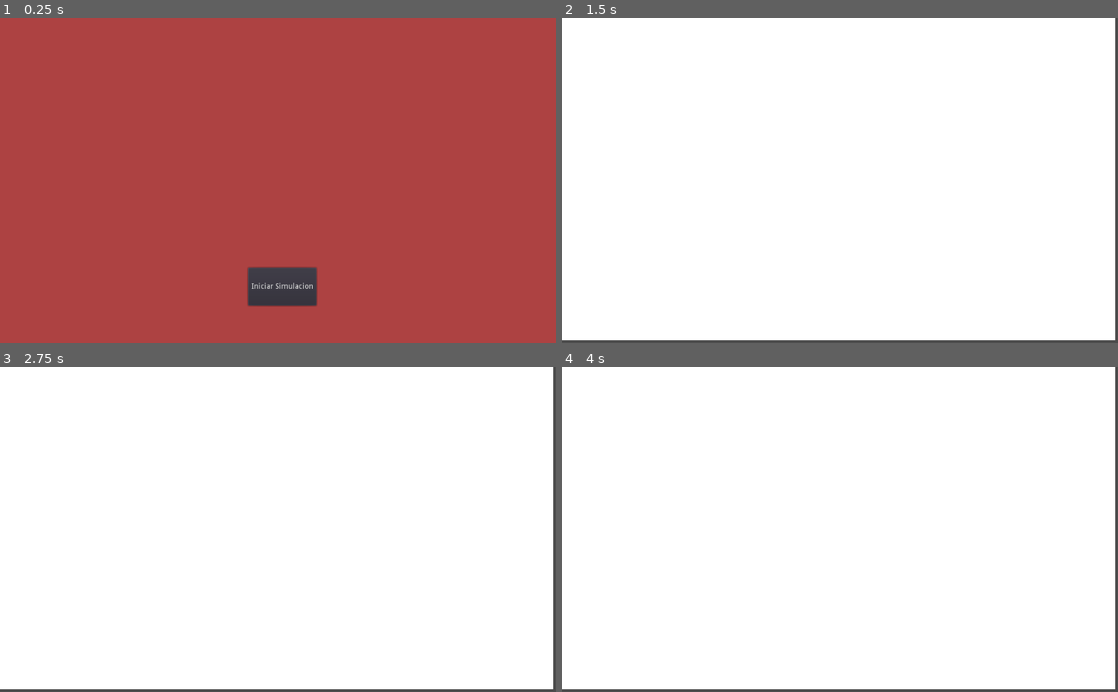
Above: before the commit, frames 1-4 (two rows, left to right).
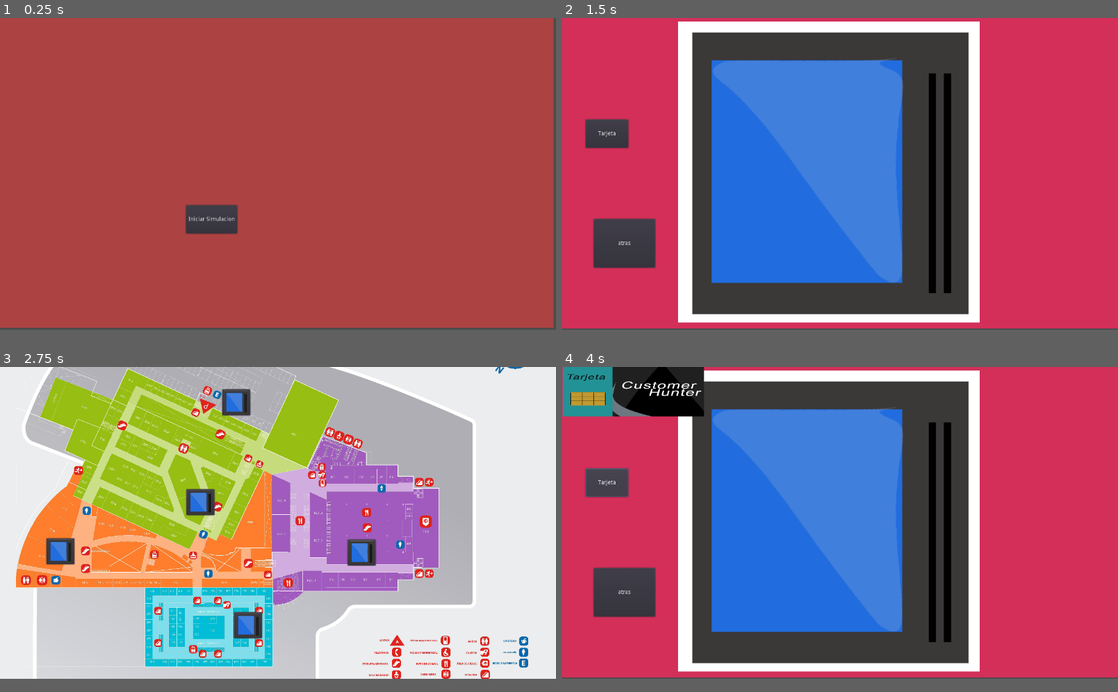
Above: after the commit, the same moments.

Repository: andrsGutirrz/IoT_CustomerHunter
Game: Godot game, scene res://Home.tscn
Same seed, same stepped clock (60 frames per second), same inputs: the game is played once before the commit and once after it.
Inputs (mouse positions are in pixels of both pictures, inside the frame that each line leads up to):
- Up to frame 1 (0.25 s): no input
- Up to frame 2 (1.5 s): click "Iniciar Simulacion" at 0.5 s; click (762, 157) at 1.27 s
- Up to frame 3 (2.75 s): click (61, 601) at 2 s, where only the run after the commit has a clickable "atras"
- Up to frame 4 (4 s): click (623, 558) at 2.77 s; click (606, 487) at 3.5 s, where only the run after the commit has a clickable "Tarjeta"
In our replay, the window is 800x468 before the commit and 800x449 after it. These sizes can differ from the game's own. Grey fills any space a smaller window leaves; there, only what the larger window draws over its background counts as a difference.

The runs differ from the first frame. In frame 1, 3.5% of the frame differs, in the area x 0-100%, y 0-96%; in frame 2, 90%; in frame 3, 69%; in frame 4, 90%, in the area x 0-100%, y 0-100%.

Commit message:
esquema basico

Diff:
--- a/Home.tscn
+++ b/Home.tscn
@@ -2,7 +2,7 @@
 
 [ext_resource path="res://Home.gd" type="Script" id=1]
 
-[node name="CanvasLayer" type="CanvasLayer" index="0"]
+[node name="CanvasLayer" type="CanvasLayer"]
 
 layer = 1
 offset = Vector2( 0, 0 )
@@ -17,8 +17,8 @@
 anchor_top = 0.0
 anchor_right = 0.0
 anchor_bottom = 0.0
-margin_right = 1028.0
-margin_bottom = 613.0
+margin_right = 1360.0
+margin_bottom = 763.0
 rect_pivot_offset = Vector2( 0, 0 )
 rect_clip_content = false
 mouse_filter = 0
@@ -27,7 +27,7 @@
 size_flags_vertical = 1
 color = Color( 0.679688, 0.260193, 0.260193, 1 )
 
-[node name="Button" type="Button" parent="ColorRect" index="0"]
+[node name="Button" type="Button" parent="." index="1"]
 
 anchor_left = 0.0
 anchor_top = 0.0
@@ -52,4 +52,4 @@
 flat = false
 align = 1
 
-[connection signal="pressed" from="ColorRect/Button" to="." method="_on_Button_pressed"]
+[connection signal="pressed" from="Button" to="." method="_on_Button_pressed"]
--- /dev/null
+++ b/Hunter.gd
@@ -0,0 +1,21 @@
+extends ColorRect
+
+# class member variables go here, for example:
+# var a = 2
+# var b = "textvar"
+
+func _ready():
+	$tarjeta.hide()
+
+#func _process(delta):
+#	# Called every frame. Delta is time since last frame.
+#	# Update game logic here.
+#	pass
+
+
+func _on_Button_pressed():
+	get_tree().change_scene("res://Plano.tscn")
+
+
+func _on_btnTarjeta_pressed():
+	$tarjeta.show()
--- /dev/null
+++ b/Hunter.tscn
@@ -0,0 +1,84 @@
+[gd_scene load_steps=4 format=2]
+
+[ext_resource path="res://Hunter.gd" type="Script" id=1]
+[ext_resource path="res://Images/lector.png" type="Texture" id=2]
+[ext_resource path="res://Tarjeta.tscn" type="PackedScene" id=3]
+
+[node name="ColorRect" type="ColorRect" index="0"]
+
+anchor_left = 0.0
+anchor_top = 0.0
+anchor_right = 0.0
+anchor_bottom = 0.0
+margin_right = 1370.0
+margin_bottom = 765.0
+rect_pivot_offset = Vector2( 0, 0 )
+rect_clip_content = false
+mouse_filter = 0
+mouse_default_cursor_shape = 0
+size_flags_horizontal = 1
+size_flags_vertical = 1
+color = Color( 0.828125, 0.184387, 0.350351, 1 )
+script = ExtResource( 1 )
+
+[node name="Sprite" type="Sprite" parent="." index="0"]
+
+position = Vector2( 655.085, 379.702 )
+scale = Vector2( 1.48211, 1.48211 )
+texture = ExtResource( 2 )
+
+[node name="Button" type="Button" parent="." index="1"]
+
+anchor_left = 0.0
+anchor_top = 0.0
+anchor_right = 0.0
+anchor_bottom = 0.0
+margin_left = 78.0
+margin_top = 495.0
+margin_right = 229.0
+margin_bottom = 615.0
+rect_pivot_offset = Vector2( 0, 0 )
+rect_clip_content = false
+focus_mode = 2
+mouse_filter = 0
+mouse_default_cursor_shape = 0
+size_flags_horizontal = 1
+size_flags_vertical = 1
+toggle_mode = false
+enabled_focus_mode = 2
+shortcut = null
+group = null
+text = "atras"
+flat = false
+align = 1
+
+[node name="tarjeta" parent="." index="2" instance=ExtResource( 3 )]
+
+[node name="btnTarjeta" type="Button" parent="." index="3"]
+
+anchor_left = 0.0
+anchor_top = 0.0
+anchor_right = 0.0
+anchor_bottom = 0.0
+margin_left = 58.0
+margin_top = 250.0
+margin_right = 163.0
+margin_bottom = 320.0
+rect_pivot_offset = Vector2( 0, 0 )
+rect_clip_content = false
+focus_mode = 2
+mouse_filter = 0
+mouse_default_cursor_shape = 0
+size_flags_horizontal = 1
+size_flags_vertical = 1
+toggle_mode = false
+enabled_focus_mode = 2
+shortcut = null
+group = null
+text = "Tarjeta"
+flat = false
+align = 1
+
+[connection signal="pressed" from="Button" to="." method="_on_Button_pressed"]
+
+[connection signal="pressed" from="btnTarjeta" to="." method="_on_btnTarjeta_pressed"]
--- /dev/null
+++ b/Node2D.gd
@@ -0,0 +1,20 @@
+extends Node2D
+
+# class member variables go here, for example:
+# var a = 2
+# var b = "textvar"
+
+func _ready():
+	# Called every time the node is added to the scene.
+	# Initialization here
+	pass
+
+#func _process(delta):
+#	# Called every frame. Delta is time since last frame.
+#	# Update game logic here.
+#	pass
+
+
+func _on_Area2D_input_event(viewport, event, shape_idx):
+	if event.is_action_pressed("left_click"):
+		print("click")
--- /dev/null
+++ b/Plano.gd
@@ -0,0 +1,18 @@
+extends CanvasLayer
+
+# class member variables go here, for example:
+# var a = 2
+# var b = "textvar"
+
+func _ready():
+	# Called every time the node is added to the scene.
+	# Initialization here
+	pass
+
+#func _process(delta):
+#	# Called every frame. Delta is time since last frame.
+#	# Update game logic here.
+#	pass
+
+func _on_Button_pressed():
+	get_tree().change_scene("res://Hunter.tscn")
--- a/Plano.tscn
+++ b/Plano.tscn
@@ -1,4 +1,8 @@
-[gd_scene format=2]
+[gd_scene load_steps=4 format=2]
+
+[ext_resource path="res://Plano.gd" type="Script" id=1]
+[ext_resource path="res://Images/mall.jpg" type="Texture" id=2]
+[ext_resource path="res://Images/hunter.png" type="Texture" id=3]
 
 [node name="CanvasLayer" type="CanvasLayer"]
 
@@ -7,6 +11,7 @@
 rotation = 0.0
 scale = Vector2( 1, 1 )
 transform = Transform2D( 1, 0, 0, 1, 0, 0 )
+script = ExtResource( 1 )
 
 [node name="ColorRect" type="ColorRect" parent="." index="0"]
 
@@ -14,12 +19,156 @@
 anchor_top = 0.0
 anchor_right = 0.0
 anchor_bottom = 0.0
-margin_right = 1019.0
-margin_bottom = 595.0
+margin_left = -1.0
+margin_top = -1.0
+margin_right = 1377.0
+margin_bottom = 775.0
 rect_pivot_offset = Vector2( 0, 0 )
 rect_clip_content = false
 mouse_filter = 0
 mouse_default_cursor_shape = 0
 size_flags_horizontal = 1
 size_flags_vertical = 1
-color = Color( 1, 1, 1, 1 )
+color = Color( 0.929412, 0.933333, 0.941176, 1 )
+
+[node name="Sprite" type="Sprite" parent="." index="1"]
+
+position = Vector2( 680.006, 353.982 )
+scale = Vector2( 0.318869, 0.317386 )
+texture = ExtResource( 2 )
+_sections_unfolded = [ "Offset", "Region", "Transform" ]
+
+[node name="a" type="Button" parent="." index="2"]
+
+anchor_left = 0.0
+anchor_top = 0.0
+anchor_right = 0.0
+anchor_bottom = 0.0
+margin_left = 458.0
+margin_top = 301.0
+margin_right = 527.0
+margin_bottom = 365.0
+rect_pivot_offset = Vector2( 0, 0 )
+rect_clip_content = false
+focus_mode = 2
+mouse_filter = 0
+mouse_default_cursor_shape = 0
+size_flags_horizontal = 1
+size_flags_vertical = 1
+toggle_mode = false
+enabled_focus_mode = 2
+shortcut = null
+group = null
+icon = ExtResource( 3 )
+flat = false
+align = 1
+
+[node name="b" type="Button" parent="." index="3"]
+
+anchor_left = 0.0
+anchor_top = 0.0
+anchor_right = 0.0
+anchor_bottom = 0.0
+margin_left = 114.0
+margin_top = 422.0
+margin_right = 183.0
+margin_bottom = 486.0
+rect_pivot_offset = Vector2( 0, 0 )
+rect_clip_content = false
+focus_mode = 2
+mouse_filter = 0
+mouse_default_cursor_shape = 0
+size_flags_horizontal = 1
+size_flags_vertical = 1
+toggle_mode = false
+enabled_focus_mode = 2
+shortcut = null
+group = null
+icon = ExtResource( 3 )
+flat = false
+align = 1
+
+[node name="c" type="Button" parent="." index="4"]
+
+anchor_left = 0.0
+anchor_top = 0.0
+anchor_right = 0.0
+anchor_bottom = 0.0
+margin_left = 575.0
+margin_top = 604.0
+margin_right = 644.0
+margin_bottom = 668.0
+rect_pivot_offset = Vector2( 0, 0 )
+rect_clip_content = false
+focus_mode = 2
+mouse_filter = 0
+mouse_default_cursor_shape = 0
+size_flags_horizontal = 1
+size_flags_vertical = 1
+toggle_mode = false
+enabled_focus_mode = 2
+shortcut = null
+group = null
+icon = ExtResource( 3 )
+flat = false
+align = 1
+
+[node name="d" type="Button" parent="." index="5"]
+
+anchor_left = 0.0
+anchor_top = 0.0
+anchor_right = 0.0
+anchor_bottom = 0.0
+margin_left = 854.0
+margin_top = 425.0
+margin_right = 923.0
+margin_bottom = 489.0
+rect_pivot_offset = Vector2( 0, 0 )
+rect_clip_content = false
+focus_mode = 2
+mouse_filter = 0
+mouse_default_cursor_shape = 0
+size_flags_horizontal = 1
+size_flags_vertical = 1
+toggle_mode = false
+enabled_focus_mode = 2
+shortcut = null
+group = null
+icon = ExtResource( 3 )
+flat = false
+align = 1
+
+[node name="e" type="Button" parent="." index="6"]
+
+anchor_left = 0.0
+anchor_top = 0.0
+anchor_right = 0.0
+anchor_bottom = 0.0
+margin_left = 546.0
+margin_top = 55.0
+margin_right = 615.0
+margin_bottom = 119.0
+rect_pivot_offset = Vector2( 0, 0 )
+rect_clip_content = false
+focus_mode = 2
+mouse_filter = 0
+mouse_default_cursor_shape = 0
+size_flags_horizontal = 1
+size_flags_vertical = 1
+toggle_mode = false
+enabled_focus_mode = 2
+shortcut = null
+group = null
+icon = ExtResource( 3 )
+flat = false
+align = 1
+
+[connection signal="pressed" from="a" to="." method="_on_Button_pressed"]
+
+[connection signal="pressed" from="b" to="." method="_on_Button_pressed"]
+
+[connection signal="pressed" from="c" to="." method="_on_Button_pressed"]
+
+[connection signal="pressed" from="d" to="." method="_on_Button_pressed"]
+
+[connection signal="pressed" from="e" to="." method="_on_Button_pressed"]
--- /dev/null
+++ b/Tarjeta.gd
@@ -0,0 +1,17 @@
+extends Node2D
+
+var is_inside = false
+
+func _ready():
+	set_process(true)
+
+func _process(delta):
+	if is_inside:
+		self.set_global_position(get_viewport().get_mouse_position())
+
+
+func _on_Area2D_input_event(viewport, event, shape_idx):
+	if event.is_action_pressed("left_click"):
+		is_inside = true
+	if event.is_action_released("left_click"):
+		is_inside = false
--- /dev/null
+++ b/Tarjeta.tscn
@@ -0,0 +1,41 @@
+[gd_scene load_steps=4 format=2]
+
+[ext_resource path="res://Tarjeta.gd" type="Script" id=1]
+[ext_resource path="res://Images/tarjeta.png" type="Texture" id=2]
+
+[sub_resource type="RectangleShape2D" id=1]
+
+custom_solver_bias = 0.0
+extents = Vector2( 10, 10 )
+
+[node name="Node2D" type="Node2D"]
+
+position = Vector2( 156.076, 61.8252 )
+scale = Vector2( 4.71825, 1.80868 )
+script = ExtResource( 1 )
+_sections_unfolded = [ "Transform" ]
+
+[node name="Sprite" type="Sprite" parent="." index="0"]
+
+position = Vector2( 4.11657, -0.233933 )
+scale = Vector2( 0.105343, 0.168496 )
+texture = ExtResource( 2 )
+_sections_unfolded = [ "Transform" ]
+
+[node name="Area2D" type="Area2D" parent="." index="1"]
+
+input_pickable = true
+gravity_vec = Vector2( 0, 1 )
+gravity = 98.0
+linear_damp = 0.1
+angular_damp = 1.0
+audio_bus_override = false
+audio_bus_name = "Master"
+
+[node name="CollisionShape2D" type="CollisionShape2D" parent="Area2D" index="0"]
+
+position = Vector2( 3.35554, 0.498655 )
+scale = Vector2( 3.84518, 3.88836 )
+shape = SubResource( 1 )
+
+[connection signal="input_event" from="Area2D" to="." method="_on_Area2D_input_event"]
--- a/project.godot
+++ b/project.godot
@@ -14,6 +14,16 @@
 run/main_scene="res://Home.tscn"
 config/icon="res://icon.png"
 
+[display]
+
+window/size/width=1366
+window/size/height=768
+
+[input]
+
+left_click=[ Object(InputEventMouseButton,"resource_local_to_scene":false,"resource_name":"","device":0,"alt":false,"shift":false,"control":false,"meta":false,"command":false,"button_mask":0,"position":Vector2( 0, 0 ),"global_position":Vector2( 0, 0 ),"factor":1.0,"button_index":1,"pressed":false,"doubleclick":false,"script":null)
+ ]
+
 [rendering]
 
 environment/default_environment="res://default_env.tres"
Binary file added: Images/HunterCustomer.png
Not shown, added: Images/HunterCustomer.png.import
Binary file added: Images/hunter.png
Not shown, added: Images/hunter.png.import
Binary file added: Images/lector.png
Not shown, added: Images/lector.png.import
Binary file added: Images/mall.jpg
Not shown, added: Images/mall.jpg.import
Binary file added: Images/tarjeta.png
Not shown, added: Images/tarjeta.png.import
Not shown, added: Images/Untitled 1.pdf
Not shown, added: Images/lector.pgn.wmf
(and 1 more such lines)
